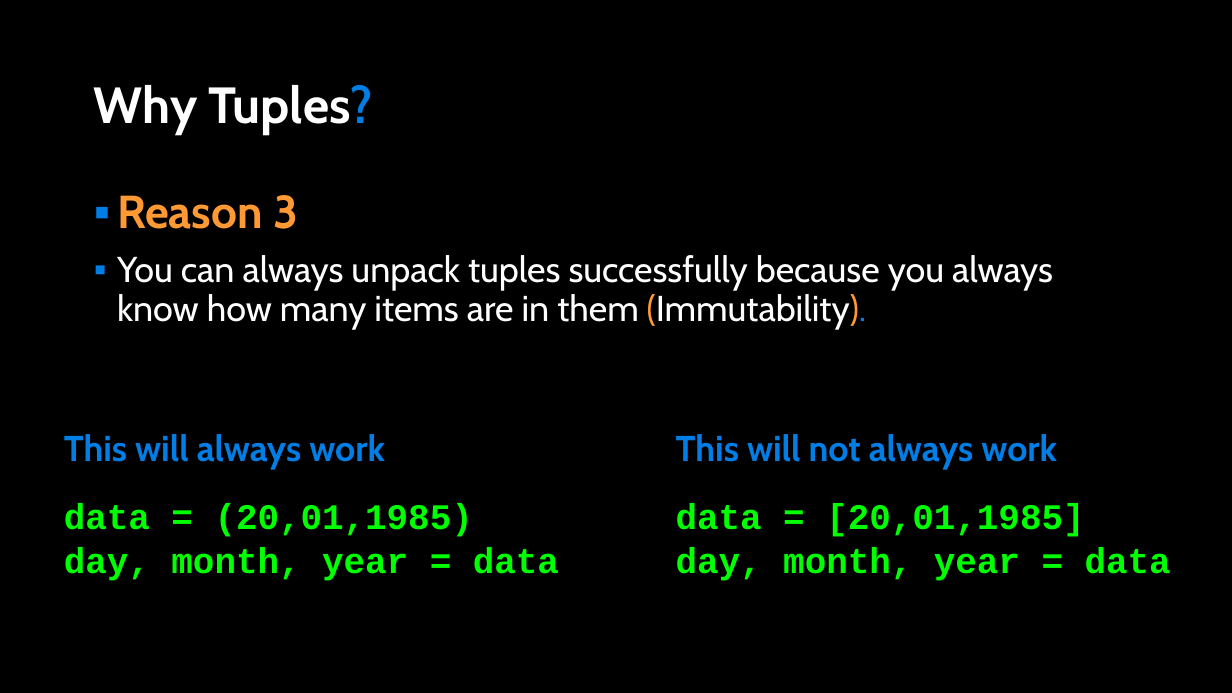
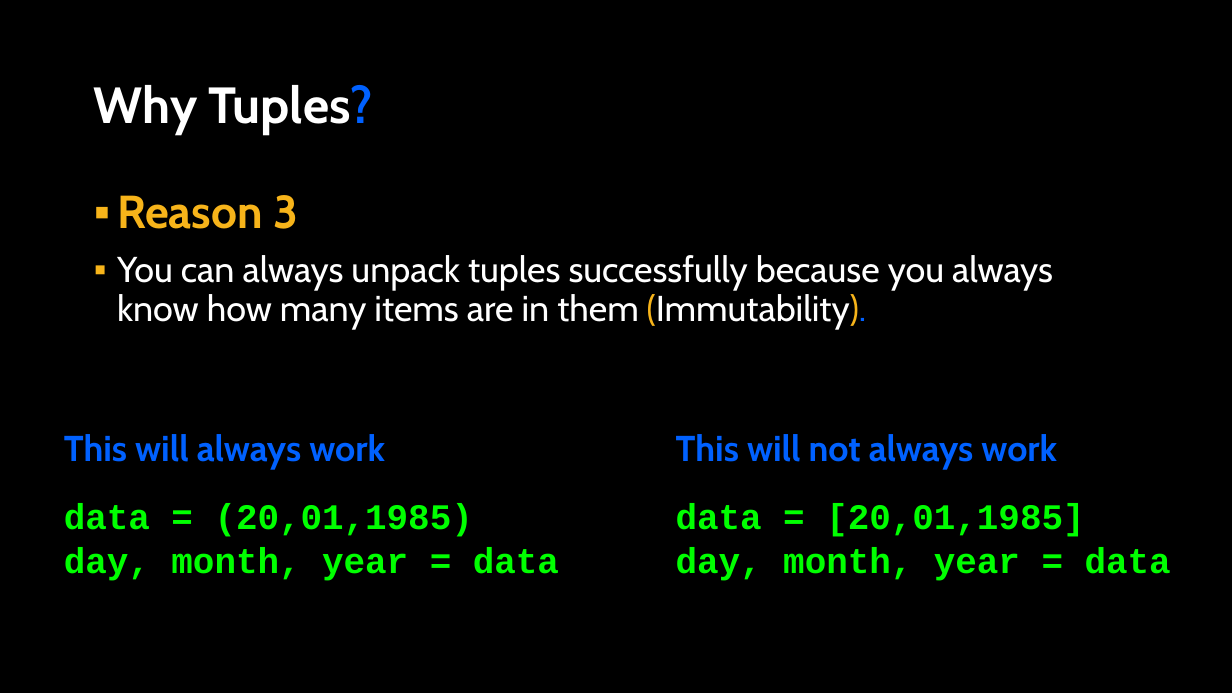
Before and after one commit to APS106/APS106-winter-2024-kinsella-goodfellow, a slide deck: slide 10 of lectures/week8/lecture1/slides/week8_lecture1.pptx. Drawn at 1232x693 pixels with LibreOffice and Linux fonts; fonts in the diff are those of the drawing; background and template pictures are left out. Boxes give left, top, right and bottom in pixels: in the first picture for what was removed or moved away, otherwise in the second. Text is boxed around its words. In the diff, an @@ line names an element or a change of style, - is before the commit and + after.

```diff
--- a/lectures/week8/lecture1/slides/week8_lecture1.pptx
+++ b/lectures/week8/lecture1/slides/week8_lecture1.pptx
@@ title "Why Tuples?" at (94,85,373,134): text colour #017EE5 to #0061FF in "Tuples?" @@
@@ text "Reason 3" at (117,195,1053,330): text colour #FF9933 to #F7B41A in "Reason 3", "(Immutability)."; text colour #017EE5 to #0061FF in "(Immutability)."; bullet colour #007EE5 to #F7B41A @@
@@ text "This will always work" at (64,434,385,470): text colour #017EE5 to #0061FF @@
@@ text "This will not always work" at (676,434,1057,470): text colour #017EE5 to #0061FF @@
```
Also in this commit, not shown: 22 other slides changed, 1 other file.
